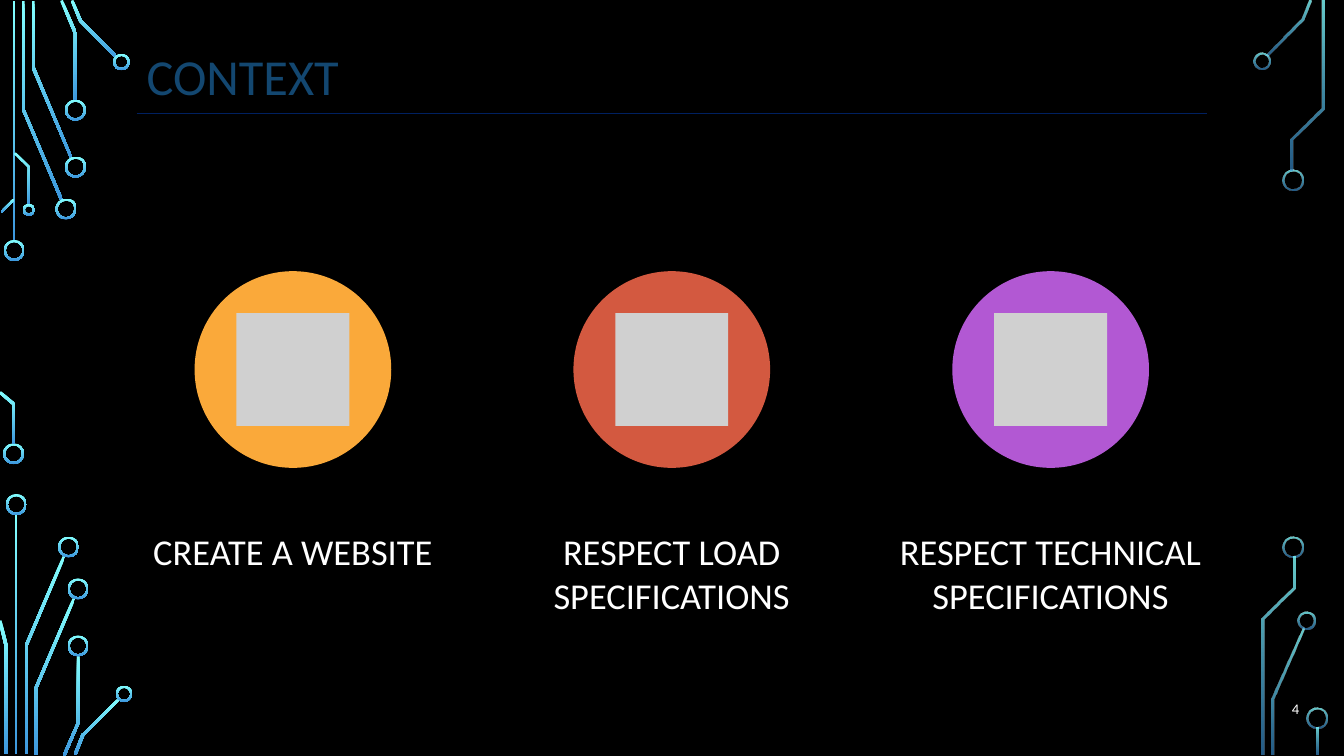
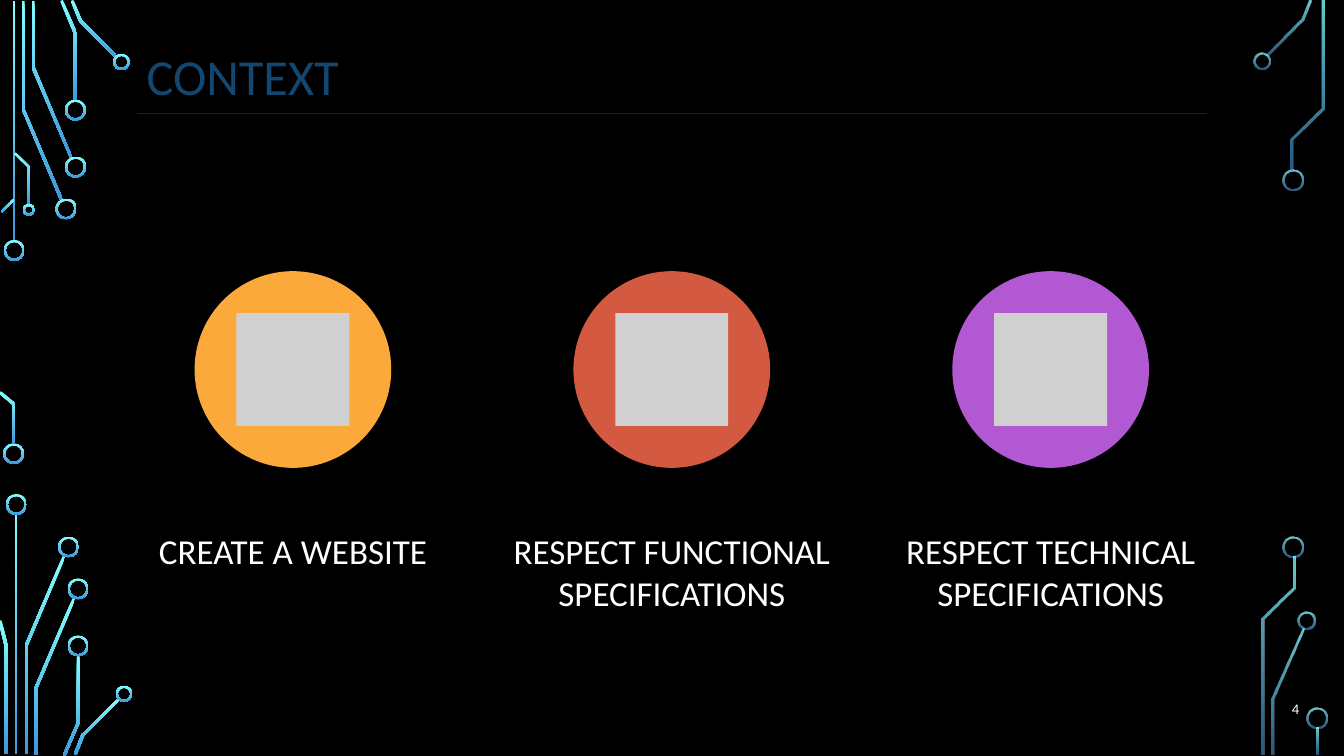
Before and after one commit to Xelkyo/web_project, a slide deck: slide 4 of projetweb.pptx. Drawn at 1344x756 pixels with LibreOffice and Linux fonts; fonts in the diff are those of the drawing; grey boxes stand for pictures; background and template pictures are left out. Boxes give left, top, right and bottom in pixels: in the first picture for what was removed or moved away, otherwise in the second. Text is boxed around its words. In the diff, an @@ line names an element or a change of style, - is before the commit and + after.

```diff
--- a/projetweb.pptx
+++ b/projetweb.pptx
@@ text "CREATE A WEBSITE" at (159,541,427,565): size 26 to 25 pt @@
@@ text "RESPECT TECHNICAL SPECIFICATIONS" at (906,541,1195,607): size 26 to 25 pt @@
@@ text at (514,541,830,607): text changed; size 26 to 25 pt @@
-RESPECT LOAD SPECIFICATIONS
+RESPECT FUNCTIONAL SPECIFICATIONS
```
